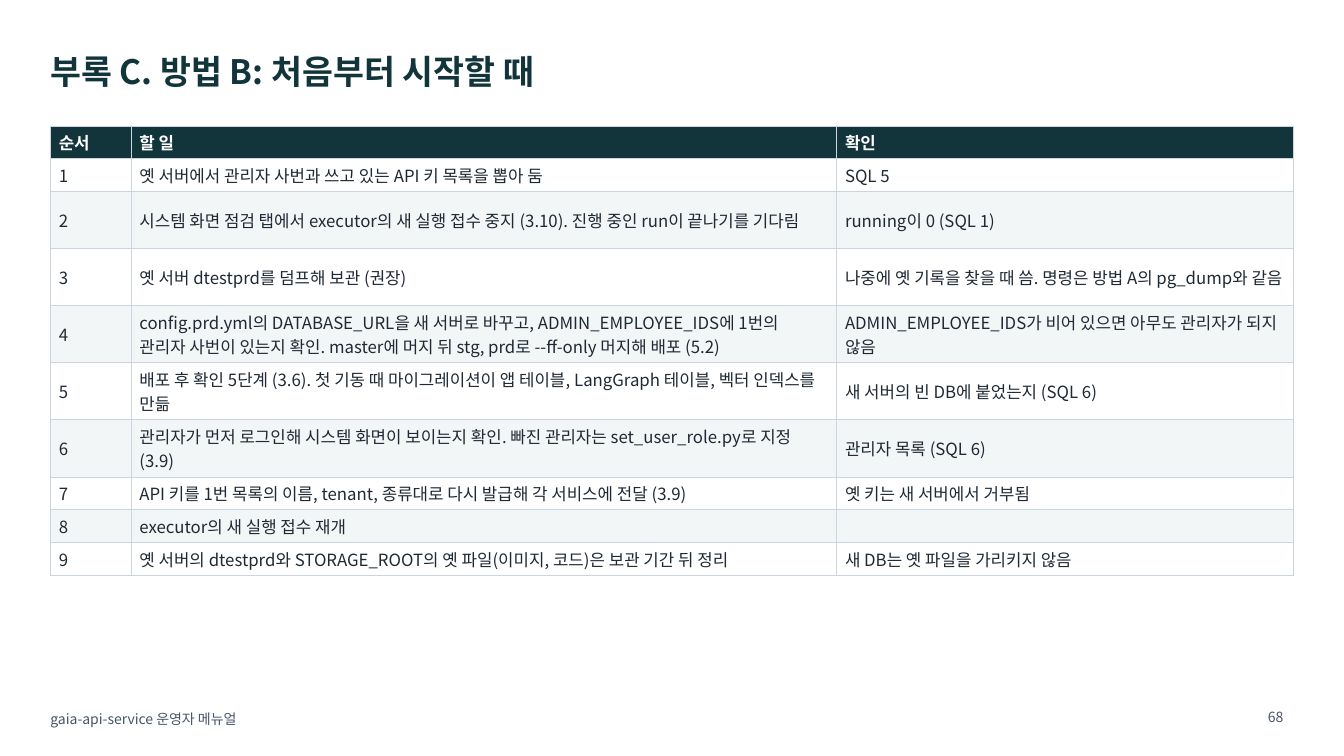
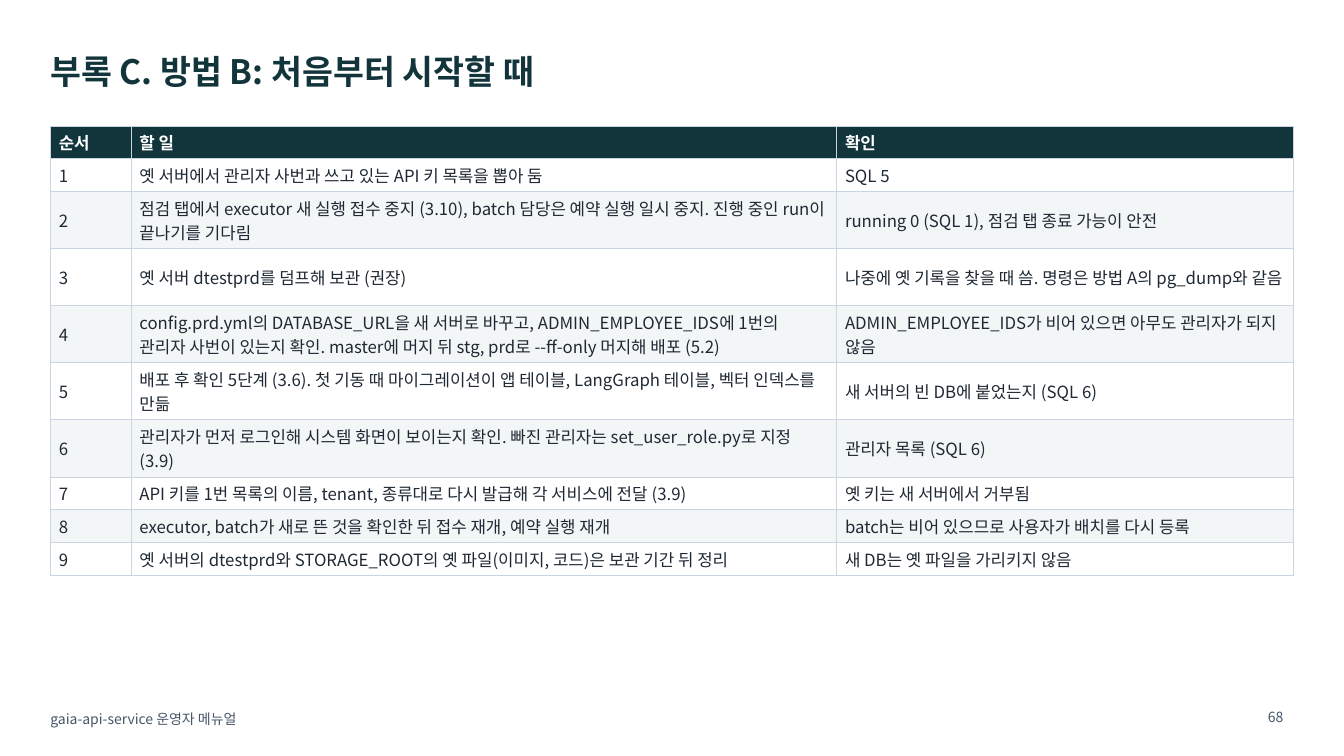
Before and after one commit to KimHwaJin/pr-agentic-service, a slide deck: slide 68 of docs/deliverables/08-operator-manual.pptx. Drawn at 1344x756 pixels with LibreOffice and Linux fonts; fonts in the diff are those of the drawing. Boxes give left, top, right and bottom in pixels: in the first picture for what was removed or moved away, otherwise in the second. Text is boxed around its words. In the diff, an @@ line names an element or a change of style, - is before the commit and + after.

```diff
--- a/docs/deliverables/08-operator-manual.pptx
+++ b/docs/deliverables/08-operator-manual.pptx
@@ table at (50,126,1294,574) @@
-row 3, column 2: 시스템 화면 점검 탭에서 executor의 새 실행 접수 중지 (3.10). 진행 중인 run이 끝나기를 기다림
+row 3, column 2: 점검 탭에서 executor 새 실행 접수 중지 (3.10), batch 담당은 예약 실행 일시 중지. 진행 중인 run이 끝나기를 기다림
-row 3, column 3: running이 0 (SQL 1)
+row 3, column 3: running 0 (SQL 1), 점검 탭 종료 가능이 안전
-row 9, column 2: executor의 새 실행 접수 재개
+row 9, column 2: executor, batch가 새로 뜬 것을 확인한 뒤 접수 재개, 예약 실행 재개
-row 9, column 3: 
+row 9, column 3: batch는 비어 있으므로 사용자가 배치를 다시 등록
```
Also in this commit, not shown: 4 other slides changed, 1 slide added, 2 other files.
